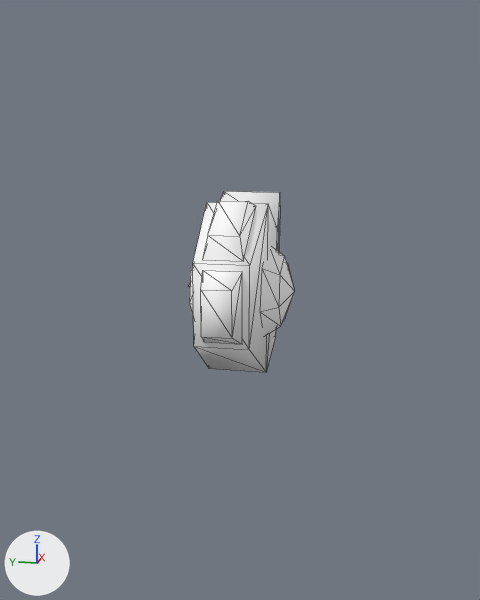
Two versions of the OBJ model Assets/Art/Nova1492/GXConverted/Models/Effects/CombatEffects/datan_common_srup3_f83ceed7.obj, one commit apart.
Both versions are drawn from a 50 mm lens placed at (-1.347, -0.269, 0.301), pointed at (-0.021, -0.003, -0.03). The axes (+X, +Y, +Z) are drawn at lower left. The lights are the same throughout. The first picture is the older version. Mesh edges are drawn as thin lines. Where no turn or scale is listed for an object, it has been applied to the vertices.

Objects in the first picture: 'datan_common_srup3_f83ceed7'.
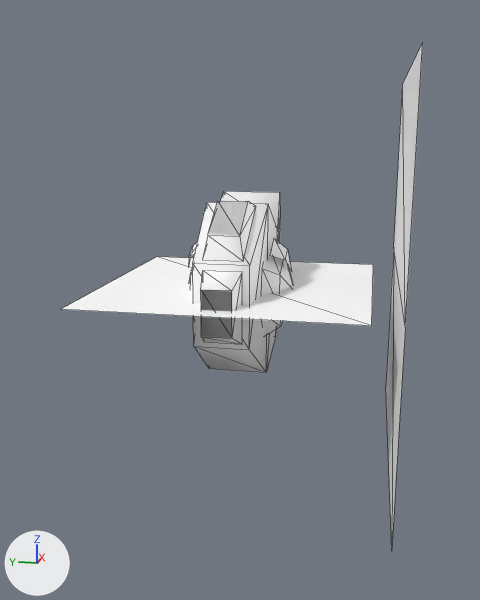
Diff of the bpy script that builds the scene:
```diff
--- a/Assets/Art/Nova1492/GXConverted/Models/Effects/CombatEffects/datan_common_srup3_f83ceed7.obj.py
+++ b/Assets/Art/Nova1492/GXConverted/Models/Effects/CombatEffects/datan_common_srup3_f83ceed7.obj.py
@@ me_datan_common_srup3_f83ceed7_mesh04 @@
+me_datan_common_srup3_f83ceed7_mesh04.from_pydata([(-0.0601, 0.0719, 0.0744), (-0.0085, 0.0719, 0.101), (-0.0396, 0.1003, 0.0609), (-0.0071, 0.1003, 0.0783), (-0.0103, 0.1099, 0.0318)], [], [(0, 1, 2), (2, 1, 3), (2, 3, 4)])
+me_datan_common_srup3_f83ceed7_mesh04.materials.append(mat_datan_common_srup3_f83ceed7)  # white #ffffff
@@ me_datan_common_srup3_f83ceed7_mesh03 @@
+me_datan_common_srup3_f83ceed7_mesh03.from_pydata([(-0.0131, -0.0719, 0.101), (-0.0647, -0.0719, 0.0744), (-0.0442, -0.1003, 0.0609), (-0.0116, -0.1003, 0.0783), (-0.0149, -0.1099, 0.0318)], [], [(0, 1, 2), (0, 2, 3), (3, 2, 4)])
+me_datan_common_srup3_f83ceed7_mesh03.materials.append(mat_datan_common_srup3_f83ceed7)  # white #ffffff
@@ me_datan_common_srup3_f83ceed7_mesh01 @@
+me_datan_common_srup3_f83ceed7_mesh01.from_pydata([(-0.274, -0.274, 0.0), (0.274, -0.274, 0.0), (0.274, 0.274, 0.0), (-0.274, 0.274, 0.0)], [], [(0, 1, 2), (2, 3, 0)])
+me_datan_common_srup3_f83ceed7_mesh01.materials.append(mat_datan_common_srup3_f83ceed7)  # white #ffffff
@@ me_datan_common_srup3_f83ceed7_mesh00 @@
+me_datan_common_srup3_f83ceed7_mesh00.from_pydata([(-0.372, -0.322, 0.028), (0.372, -0.322, 0.028), (0.372, -0.322, 0.423), (-0.372, -0.322, 0.423), (-0.372, -0.323, -0.347), (0.372, -0.323, -0.347)], [], [(0, 1, 2), (2, 3, 0), (1, 0, 4), (4, 5, 1)])
+me_datan_common_srup3_f83ceed7_mesh00.materials.append(mat_datan_common_srup3_f83ceed7)  # white #ffffff
@@ ob_datan_common_srup3_f83ceed7_mesh04 @@
+ob_datan_common_srup3_f83ceed7_mesh04 = bpy.data.objects.new('datan_common_srup3_f83ceed7_mesh04', me_datan_common_srup3_f83ceed7_mesh04)
+ob_datan_common_srup3_f83ceed7_mesh04.location = (0.0, 0.0, 0.0)
@@ ob_datan_common_srup3_f83ceed7_mesh03 @@
+ob_datan_common_srup3_f83ceed7_mesh03 = bpy.data.objects.new('datan_common_srup3_f83ceed7_mesh03', me_datan_common_srup3_f83ceed7_mesh03)
+ob_datan_common_srup3_f83ceed7_mesh03.location = (0.0, 0.0, 0.0)
@@ ob_datan_common_srup3_f83ceed7_mesh01 @@
+ob_datan_common_srup3_f83ceed7_mesh01 = bpy.data.objects.new('datan_common_srup3_f83ceed7_mesh01', me_datan_common_srup3_f83ceed7_mesh01)
+ob_datan_common_srup3_f83ceed7_mesh01.location = (0.0, 0.0, 0.0)
@@ ob_datan_common_srup3_f83ceed7_mesh00 @@
+ob_datan_common_srup3_f83ceed7_mesh00 = bpy.data.objects.new('datan_common_srup3_f83ceed7_mesh00', me_datan_common_srup3_f83ceed7_mesh00)
+ob_datan_common_srup3_f83ceed7_mesh00.location = (0.0, 0.0, 0.0)
```

Pixel boxes (x1, y1, x2, y2) of what changed, in the pictures (480 x 600 px):
'datan_common_srup3_f83ceed7_mesh01', added
    after: (62, 257, 373, 326)
'datan_common_srup3_f83ceed7_mesh00', added
    after: (386, 43, 423, 544)
'datan_common_srup3_f83ceed7_mesh03', added
    after: (270, 238, 292, 272)
'datan_common_srup3_f83ceed7_mesh04', added
    after: (188, 243, 197, 267)
